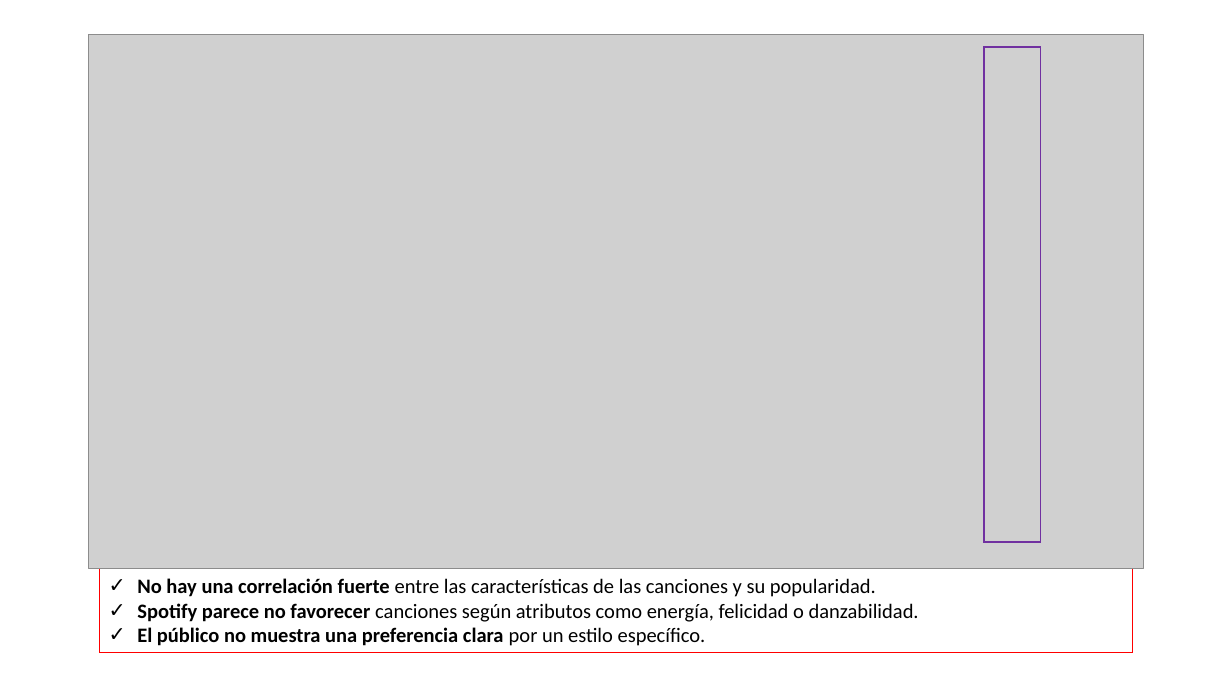
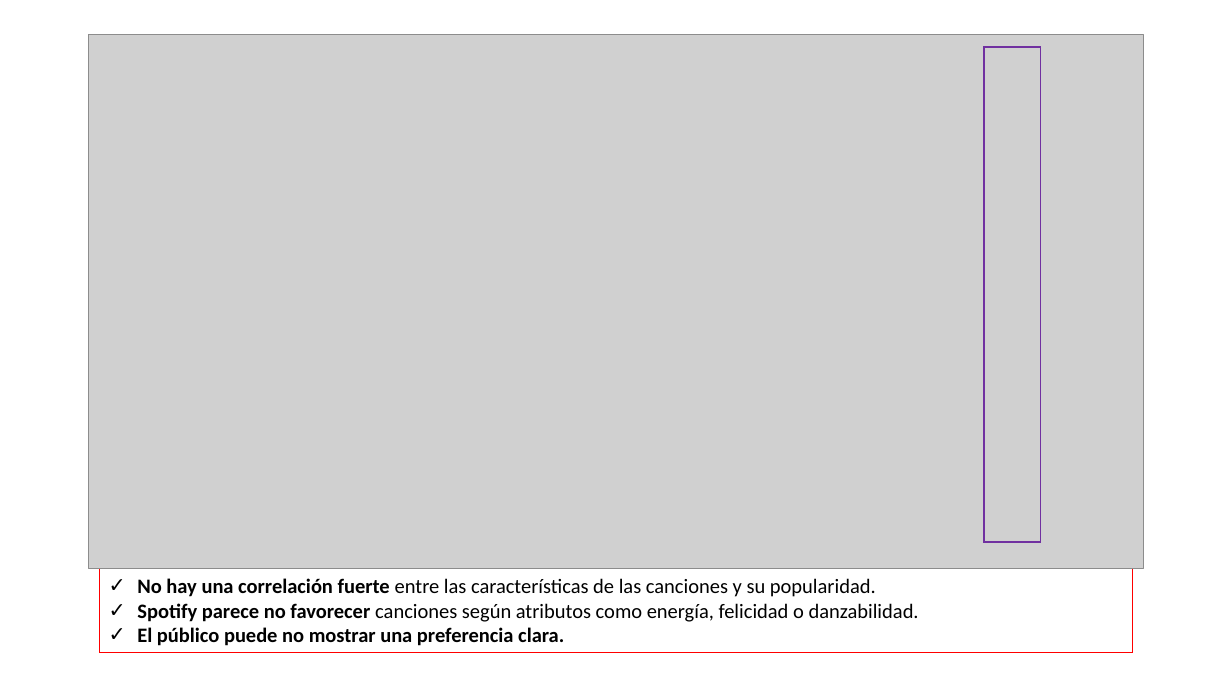
Before and after one commit to anderping/Spotify-EDA, a slide deck: slide 3 of presentacion/Cómo triunfar en Spotify_ANDERPENAVILLALOBOS.pptx. Drawn at 1232x693 pixels with LibreOffice and Linux fonts; fonts in the diff are those of the drawing; grey boxes stand for pictures. Boxes give left, top, right and bottom in pixels: in the first picture for what was removed or moved away, otherwise in the second. Text is boxed around its words. In the diff, an @@ line names an element or a change of style, - is before the commit and + after.

```diff
--- a/presentacion/Cómo triunfar en Spotify_ANDERPENAVILLALOBOS.pptx
+++ b/presentacion/Cómo triunfar en Spotify_ANDERPENAVILLALOBOS.pptx
@@ text in rectangle at bbox=[137, 627, 564, 646]: text changed @@
-✓ El público no muestra una preferencia clara por un estilo específico.
+✓ El público puede no mostrar una preferencia clara.
```
Also in this commit, not shown: 7 other slides changed, 4 other files.
